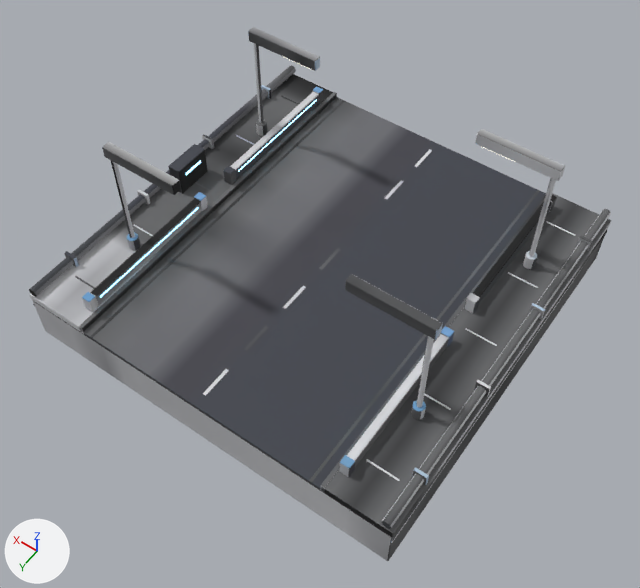
The glTF model models/建築/重製_直線道路.glb, before and after one commit.
Rendered twice from a 50 mm camera at (-10.97, 15.95, 24.71) aimed at (-0.66, 1.51, 2.02). Lighting does not change. The marker at lower left points along +X, +Y and +Z. The picture after the commit comes second. Vertices at exactly the same position are counted once.

The older version as bpy lines, for what is in view:
```python
me_road_st_mesh = bpy.data.meshes.new('Road_st_Mesh')
me_road_st_mesh.from_pydata(...)  # 1904 vertices, 3524 faces; spans x -7.0..7.0, y -7.0..7.0, z 0.0..6.57
# faces by material slot: [3416, 60, 48]
me_road_st_mesh.materials.append(mat_m_road_st)  # picture img_road_st_basecolor
me_road_st_mesh.materials.append(mat_m_glow_001)  # blue #7cbcf3, glowing cyan #95e1ff
me_road_st_mesh.materials.append(mat_m_lamp_001)  # pale yellow #f3edda, glowing pale yellow #fff7e5
ob_road_st_mesh = bpy.data.objects.new('Road_st_Mesh', me_road_st_mesh)
ob_road_st_mesh.location = (0.0, 0.0, 0.0)
```
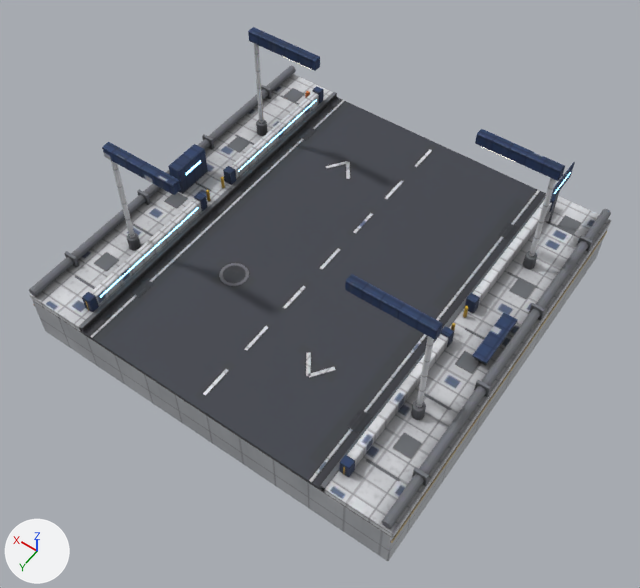
What differs and where, as boxes (x1, y1, x2, y2) in the pictures (640 x 588 px):
```json
{"part": 1, "of": "me_road_st_mesh", "change": "built on", "before": [77, 99, 576, 482], "after": [85, 88, 581, 475]}
{"part": 2, "of": "me_road_st_mesh", "change": "surface changed", "before": [29, 27, 611, 561], "after": [29, 27, 611, 561]}
```

Scene script edits in JSON lines:
```json
{"block": "me_road_st_mesh", "where": "# used by ob_road_st_mesh; location = (0.0, 0.0, 0.0)"}
{"op": "remove", "block": "me_road_st_mesh", "code": "me_road_st_mesh.from_pydata(...)  # 1904 vertices, 3524 faces; spans x -7.0..7.0, y -7.0..7.0, z 0.0..6.57"}
{"op": "add", "block": "me_road_st_mesh", "code": "me_road_st_mesh.from_pydata(...)  # 2772 vertices, 5124 faces; spans x -7.0..7.0, y -7.0..7.0, z 0.0..6.57"}
{"block": "me_road_st_mesh", "change": "me_road_st_mesh part 1: 152 vertices removed from x -6.3..6.3, y -7.0..7.0, z 1.88..2.05; 844 vertices added at x -6.45..6.2, y -6.4..6.35, z 1.87..4.35"}
{"block": "me_road_st_mesh", "change": "me_road_st_mesh part 2: 2952 kept faces spanning x -7.0..7.0, y -7.0..7.0, z 0.0..6.57 get new texture (UV) coordinates"}
{"block": "me_road_st_mesh", "change": "other edits to the shape of me_road_st_mesh do not show in these pictures"}
```
